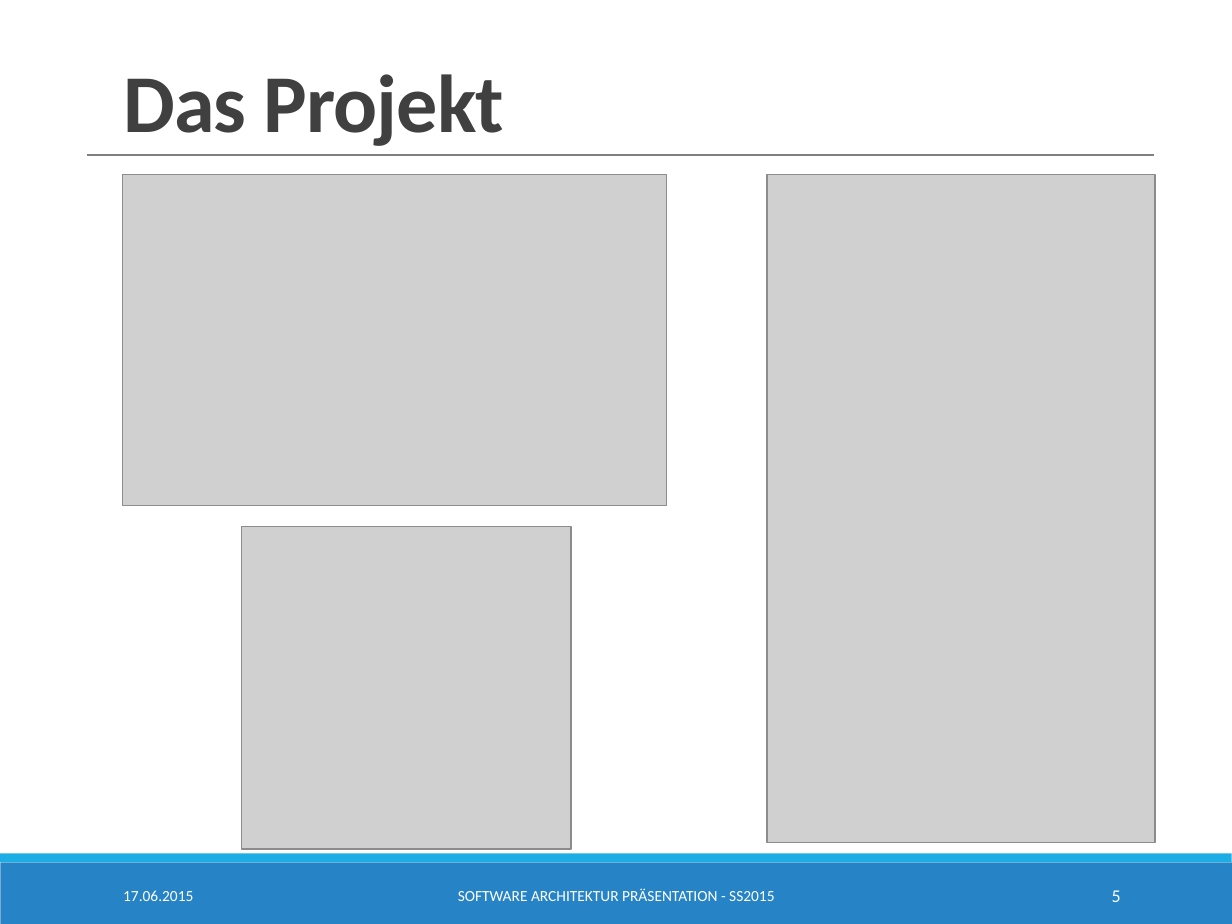
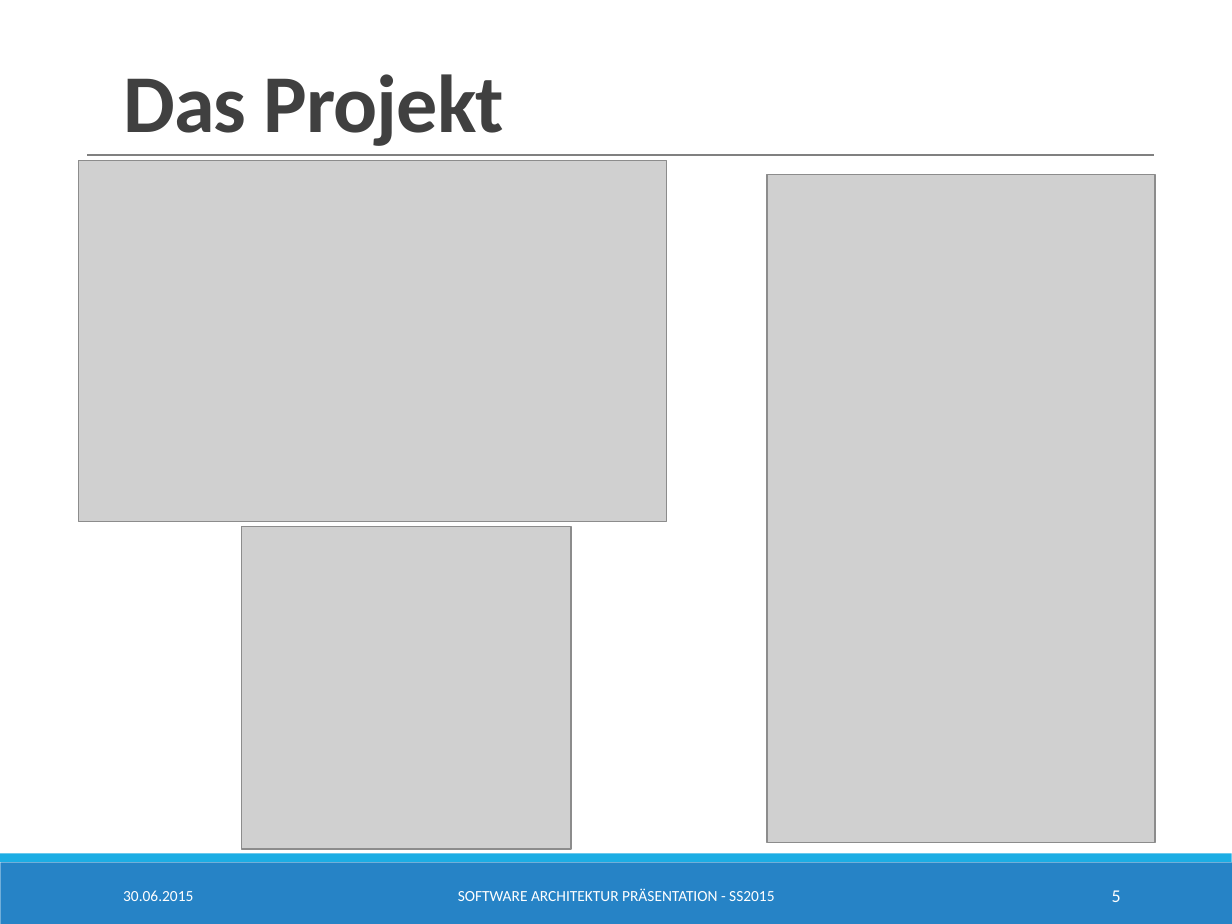
Before and after one commit to SimonBraun/de.htwg.se.mastermind, a slide deck: slide 5 of de.htwg.se.mastermind/Presentation.pptx. Drawn at 1232x924 pixels with LibreOffice and Linux fonts; fonts in the diff are those of the drawing; grey boxes stand for pictures. Boxes give left, top, right and bottom in pixels: in the first picture for what was removed or moved away, otherwise in the second. Text is boxed around its words. In the diff, an @@ line names an element or a change of style, - is before the commit and + after.

```diff
--- a/de.htwg.se.mastermind/Presentation.pptx
+++ b/de.htwg.se.mastermind/Presentation.pptx
@@ picture resized from (x1=122, y1=175, x2=667, y2=506) to (x1=79, y1=160, x2=668, y2=521) @@
@@ text at (x1=123, y1=890, x2=193, y2=901): text changed @@
-17.06.2015
+30.06.2015
```
Also in this commit, not shown: 11 other slides changed, 1 slide added.
